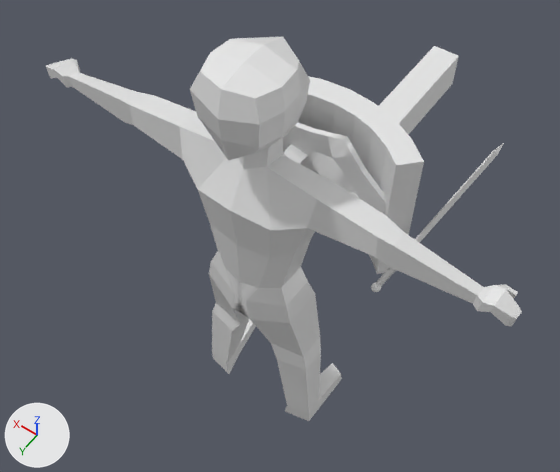
Two versions of the FBX model Assets/Resources/ObjectModels/gladiator.fbx, one commit apart.
Rendered twice from a 50 mm lens placed at (-8.01, 10.31, 25.18), pointed at (0.69, -1.88, 6.03). The lights are fixed; the arrows at lower left show +X, +Y and +Z. Where no turn or scale is listed for an object, it has been applied to the vertices.

The first picture shows 'Char', 'Shield', 'ShieldHitbox', 'StabHitbox', 'Sword'.
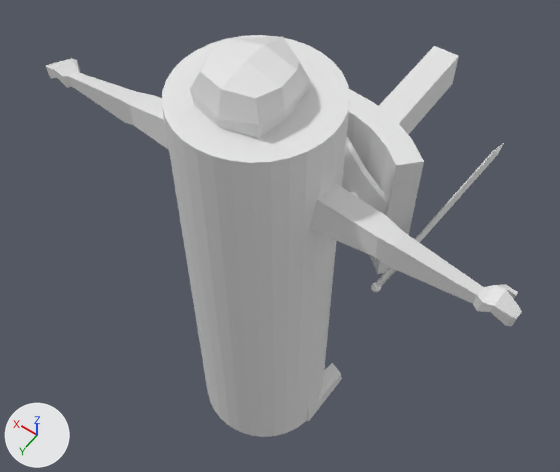
Where the change shows, as pixel boxes [x1, y1, x2, y2] in the pictures (560 x 472 px):
'Hurtbox', added
    after: [162, 35, 350, 437]
'Shield', unchanged, covered by the edit
    before: [283, 122, 386, 213]
    after: [342, 136, 386, 213]

What changed in the scene script:
```text
Add me_hurtbox:
    me_hurtbox.from_pydata(...)  # a 32-sided cylinder along z spanning x -2.08..2.08, y -2.08..2.08, z 0.0..13.58
Add ob_hurtbox:
    ob_hurtbox = bpy.data.objects.new('Hurtbox', me_hurtbox)
    ob_hurtbox.location = (0.0, 0.0, 0.0)
```
